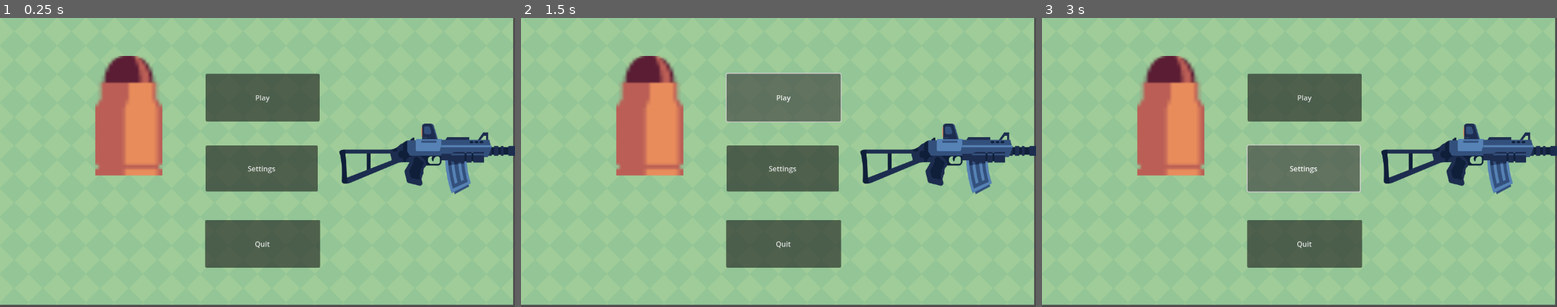
Above: before the commit, frames 1-3 (left to right).
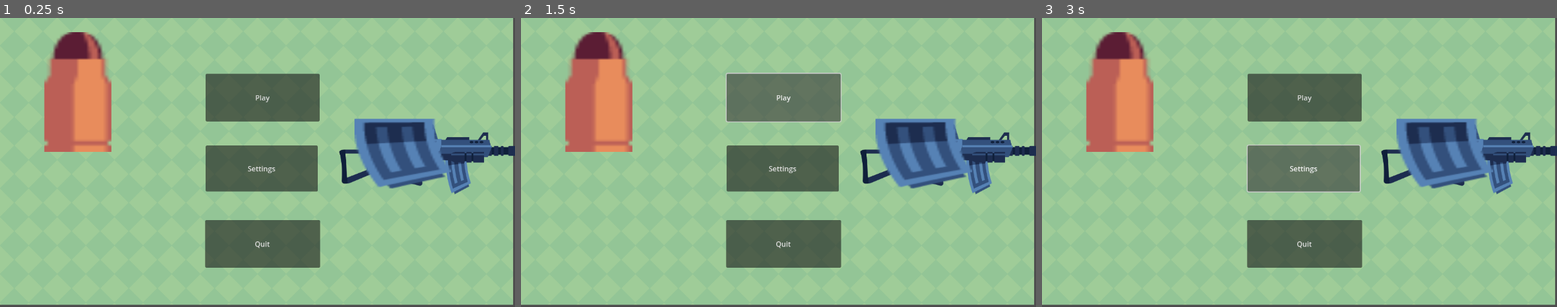
Above: after the commit, the same moments.

Repository: Ignacy2408/2d-Shooter
Game: Godot game, scene res://main.tscn
Two runs of this game, one before a commit and one after it. Both use one fixed random seed, a clock stepped at 60 frames per second and the inputs below.
Inputs:
- Up to frame 1 (0.25 s): no input
- Up to frame 2 (1.5 s): click "Play" at 0.5 s; click "Play" at 1.25 s
- Up to frame 3 (3 s): click "Play" at 2 s; click "Settings" at 2.75 s

The runs differ from the first frame. In frame 1, 12% of the frame differs, in the area x 8-88%, y 4-60%; in frame 2, 12%; in frame 3, 12%.

Commit message:
magazin
du hs

Diff:
--- a/main.tscn
+++ b/main.tscn
@@ -1,8 +1,9 @@
-[gd_scene load_steps=4 format=3 uid="uid://dmswjmrkgrc7j"]
+[gd_scene load_steps=5 format=3 uid="uid://dmswjmrkgrc7j"]
 
 [ext_resource type="Texture2D" uid="uid://7mwuqbi3ykln" path="res://Free/Background/Green.png" id="1_td344"]
 [ext_resource type="Texture2D" uid="uid://c341fhqfs4aa8" path="res://guns_gameassets/PNG/medium_bullet.png" id="2_7p7ro"]
 [ext_resource type="Texture2D" uid="uid://cnxt3tg44ic0j" path="res://guns_gameassets/PNG higher resolution (@2x)/smg2.png" id="3_eqetl"]
+[ext_resource type="Texture2D" uid="uid://cvh7opx1rpxu1" path="res://guns_gameassets/PNG/magazine2.png" id="4_f5uoe"]
 
 [node name="main" type="Node2D"]
 
@@ -52,7 +53,7 @@
 expand_icon = true
 
 [node name="MediumBullet" type="Sprite2D" parent="."]
-position = Vector2(288, 219)
+position = Vector2(174, 166)
 scale = Vector2(7.5, 4.62069)
 texture = ExtResource("2_7p7ro")
 
@@ -60,3 +61,8 @@
 position = Vector2(963, 316)
 scale = Vector2(0.616314, 0.658333)
 texture = ExtResource("3_eqetl")
+
+[node name="Magazine2" type="Sprite2D" parent="."]
+position = Vector2(901, 304)
+scale = Vector2(4.60638, 2.03247)
+texture = ExtResource("4_f5uoe")
